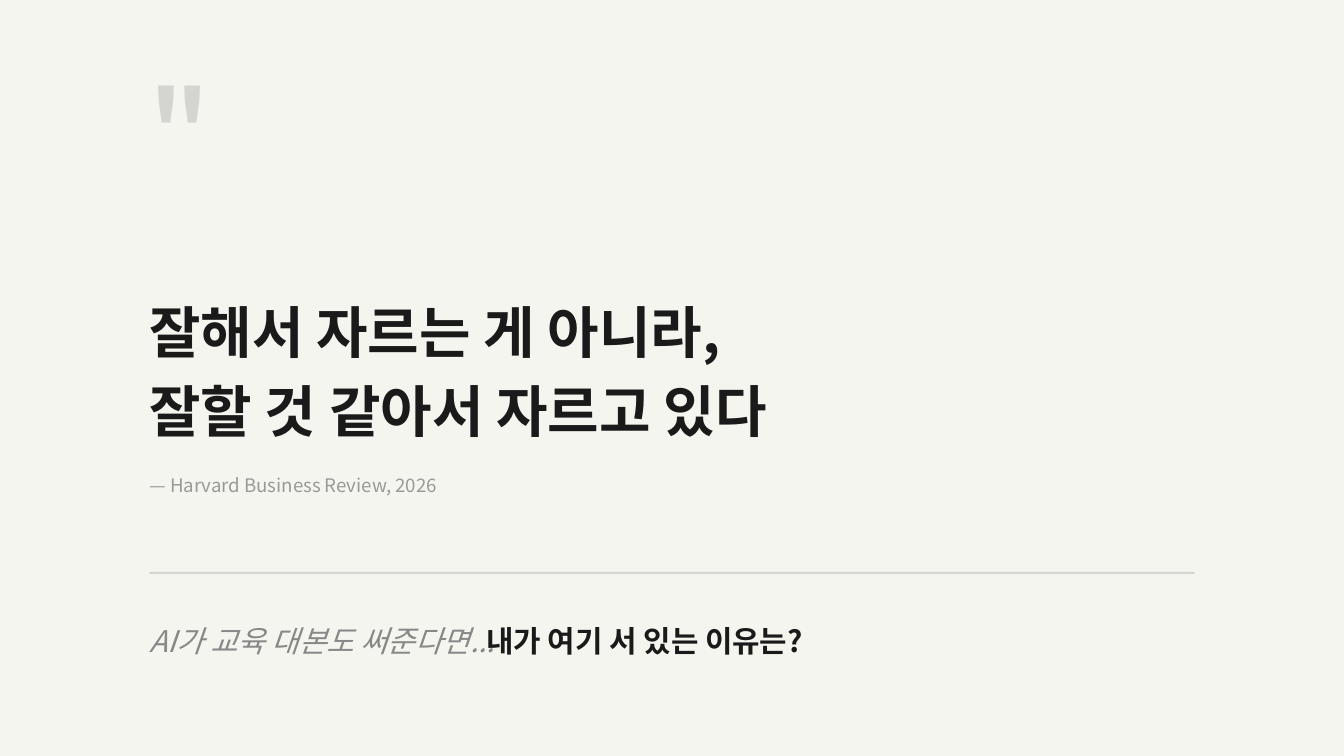
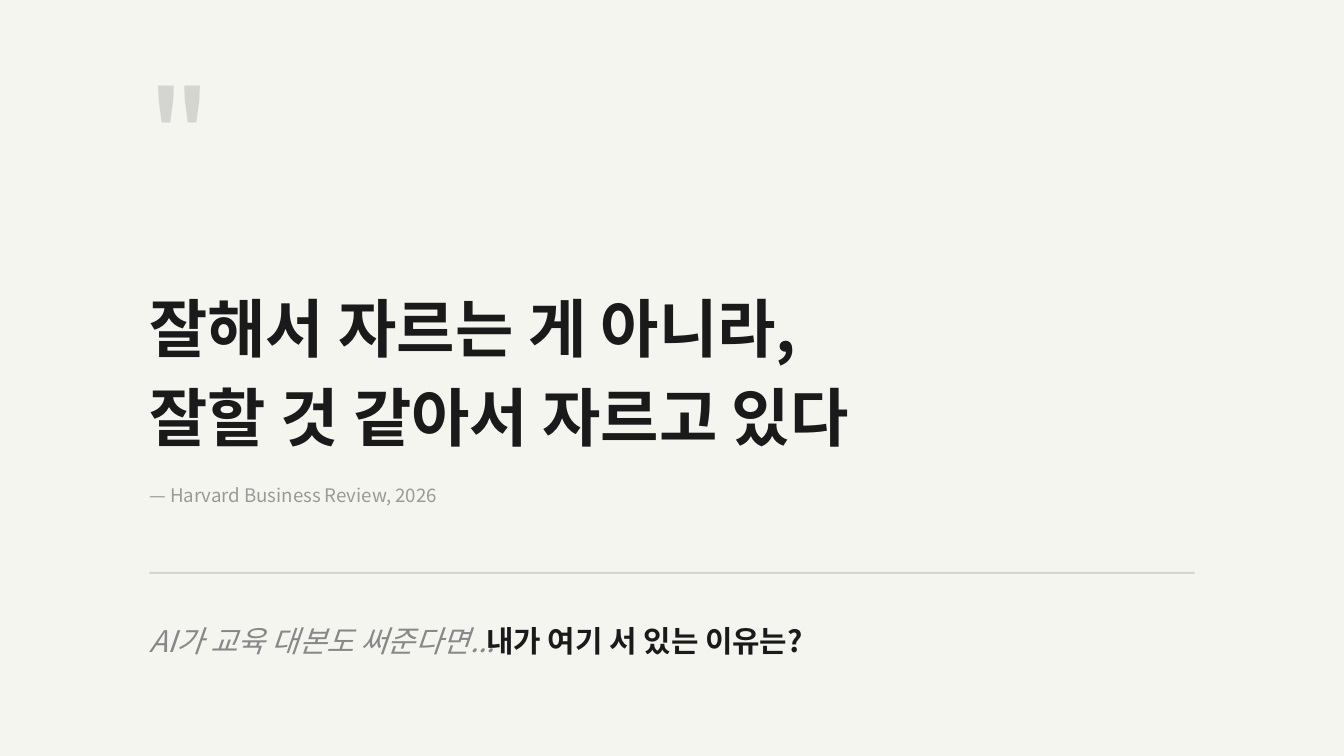
Before and after one commit to ssodcompany/edu-agent, a slide deck: slide 4 of lectures/02_ai_skills/AI대체불가Skills_v6_impeccable.pptx. Drawn at 1344x756 pixels with LibreOffice and Linux fonts; fonts in the diff are those of the drawing. Boxes give left, top, right and bottom in pixels: in the first picture for what was removed or moved away, otherwise in the second. Text is boxed around its words. In the diff, an @@ line names an element or a change of style, - is before the commit and + after.

```diff
--- a/lectures/02_ai_skills/AI대체불가Skills_v6_impeccable.pptx
+++ b/lectures/02_ai_skills/AI대체불가Skills_v6_impeccable.pptx
@@ text "잘해서 자르는 게 아니라,": place and size @@
-text "잘해서 자르는 게 아니라," at (149, 306, 721, 365)
+text "잘해서 자르는 게 아니라," at (149, 298, 797, 366)
@@ text "잘해서 자르는 게 아니라," at (149, 298, 797, 366): size 30 to 34 pt; line spacing 42pt to 47.6pt @@
@@ text "잘할 것 같아서 자르고 있다" at (149, 387, 849, 447): size 30 to 34 pt; line spacing 42pt to 47.6pt @@
@@ text "— Harvard Business Review, 2026": place and size @@
-text "— Harvard Business Review, 2026" at (170, 477, 437, 495)
+text "— Harvard Business Review, 2026" at (170, 487, 437, 505)
```
Also in this commit, not shown: 7 other slides changed, 21 other files.
